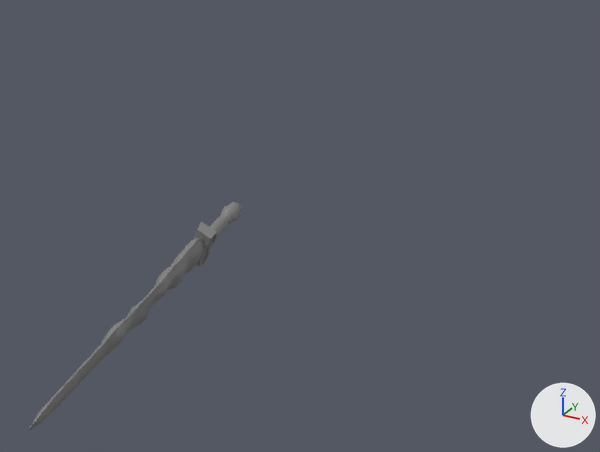
A saved change to the FBX model Character/Animation/ZWM/Attack/Weapon_7/Weapon_7_Attack_0/RootAnim_Weapon_7_Attack_0.FBX.
Rendered twice from a 50 mm camera at (1.68, -3.1, 2.42) aimed at (0.19, -0.39, 1.06). The lights are fixed; the arrows at lower right show +X, +Y and +Z. Where no turn or scale is listed for an object, it has been applied to the vertices.

In view in the first picture: 'Mesh_Weapon_7_1'.
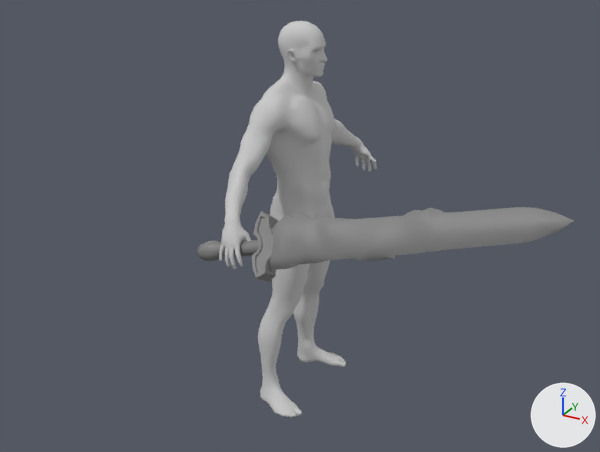
ob_point_take_r is not drawn itself; it is the parent of ob_mesh_weapon_7_1.

The change, as a diff of the scene's bpy script:
```diff
--- a/Character/Animation/ZWM/Attack/Weapon_7/Weapon_7_Attack_0/RootAnim_Weapon_7_Attack_0.FBX.py
+++ b/Character/Animation/ZWM/Attack/Weapon_7/Weapon_7_Attack_0/RootAnim_Weapon_7_Attack_0.FBX.py
@@ mat_material__5 @@
+mat_material__5 = principled_material('Material #5')
+mat_material__5.base_color = (0.588, 0.588, 0.588)  # light grey #cacaca
+mat_material__5.roughness = 0.859
@@ mat_material__6 @@
+mat_material__6 = principled_material('Material #6')
+mat_material__6.base_color = (0.588, 0.588, 0.588)  # light grey #cacaca
+mat_material__6.roughness = 0.859
@@ mat_material__9 @@
+mat_material__9 = principled_material('Material #9')
+mat_material__9.base_color = (0.588, 0.588, 0.588)  # light grey #cacaca
+mat_material__9.roughness = 0.859
@@ mat_material__10 @@
+mat_material__10 = principled_material('Material #10')
+mat_material__10.base_color = (0.588, 0.588, 0.588)  # light grey #cacaca
+mat_material__10.roughness = 0.859
@@ mat_material__11 @@
+mat_material__11 = principled_material('Material #11')
+mat_material__11.base_color = (0.588, 0.588, 0.588)  # light grey #cacaca
+mat_material__11.roughness = 0.859
@@ me_mesh_004 @@
+me_mesh_004.from_pydata(...)  # 1917 vertices, 3716 faces; spans x -0.172..0.11, y -0.563..0.563, z 1.056..1.554
+me_mesh_004.materials.append(mat_material__5)  # its picture is missing
@@ me_mesh_002 @@
+me_mesh_002.from_pydata(...)  # 770 vertices, 1496 faces; spans x -0.14..0.116, y -0.297..0.297, z 0.0..0.157
+me_mesh_002.materials.append(mat_material__6)  # its picture is missing
@@ me_mesh_1 @@
+me_mesh_1.from_pydata(...)  # 1448 vertices, 2856 faces; spans x -0.063..0.097, y -0.656..0.656, z 0.941..1.155
+me_mesh_1.materials.append(mat_material__9)  # its picture is missing
@@ me_mesh_003 @@
+me_mesh_003.from_pydata(...)  # 2213 vertices, 4376 faces; spans x -0.134..0.104, y -0.11..0.11, z 1.343..1.805
+me_mesh_003.materials.append(mat_material__10)  # its picture is missing
@@ me_mesh_001 @@
+me_mesh_001.from_pydata(...)  # 1202 vertices, 2328 faces; spans x -0.153..0.11, y -0.23..0.23, z 0.14..1.068
+me_mesh_001.materials.append(mat_material__11)  # its picture is missing
@@ ob_point_take_r @@
 ob_point_take_r = bpy.data.objects.new('Point_Take_R', None)
-ob_point_take_r.location = (-0.407, -0.15, 0.818)
-ob_point_take_r.rotation_euler = (-0.515, 0.262, -1.575)  # degrees (-30, 15, -90)
+ob_point_take_r.location = (0.0414, -0.589, 1.011)
+ob_point_take_r.rotation_euler = (-0.613, -0.274, 0.042)  # degrees (-35, -16, 2.4)
 ob_point_take_r.scale = (0.01, 0.01, 0.01)
@@ ob_male_body @@
+ob_male_body = bpy.data.objects.new('Male_Body', me_mesh_004)
+ob_male_body.location = (0.0, 0.0, 0.0)
@@ ob_male_foot @@
+ob_male_foot = bpy.data.objects.new('Male_Foot', me_mesh_002)
+ob_male_foot.location = (0.0, 0.0, 0.0)
@@ ob_male_hand @@
+ob_male_hand = bpy.data.objects.new('Male_Hand', me_mesh_1)
+ob_male_hand.location = (0.0, 0.0, 0.0)
@@ ob_male_head @@
+ob_male_head = bpy.data.objects.new('Male_Head', me_mesh_003)
+ob_male_head.location = (0.0, 0.0, 0.0)
@@ ob_male_leg @@
+ob_male_leg = bpy.data.objects.new('Male_Leg', me_mesh_001)
+ob_male_leg.location = (0.0, 0.0, 0.0)
```

Boxes [x1, y1, x2, y2] around the edits, measured in the pictures (600 x 452 px):
'Mesh_Weapon_7_1', moved, turned
    before: [28, 202, 242, 431]
    after: [197, 207, 574, 282]
'Male_Body', added
    after: [225, 81, 355, 213]
'Male_Leg', added
    after: [258, 189, 335, 376]
'Male_Head', added
    after: [275, 21, 328, 130]
'Male_Foot', added
    after: [260, 337, 346, 418]
'Male_Hand', added
    after: [219, 136, 376, 269]
